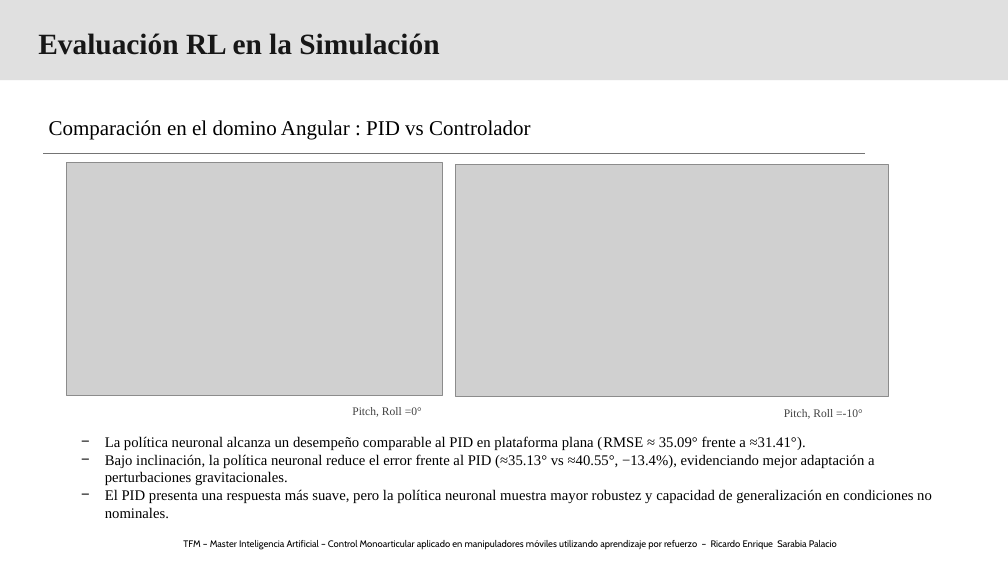
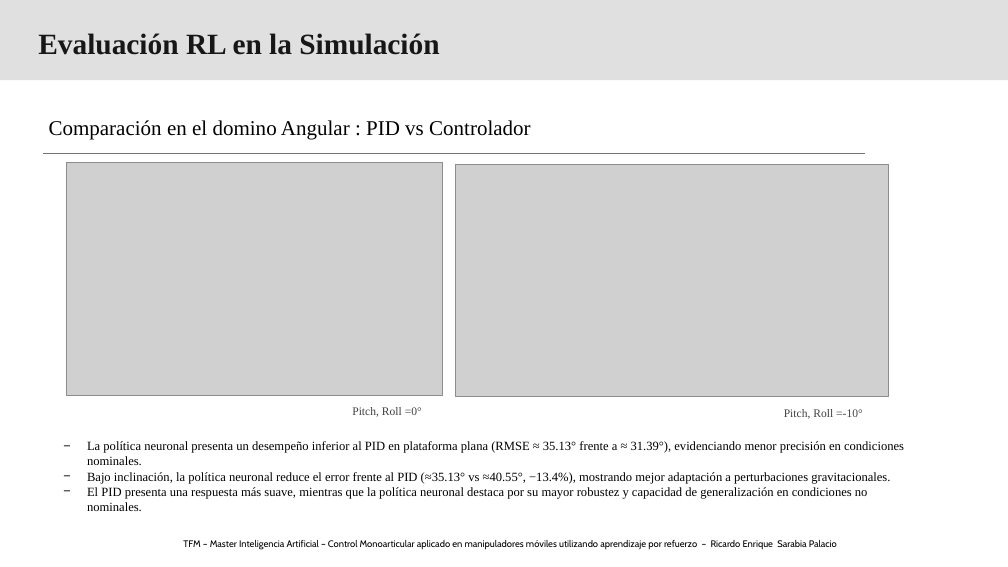
Before and after one commit to RichardSarabia/SimuladorBrazoLazaro_RLAgent_TFM_RicardoSarabia, a slide deck: slide 1 of Fase4/03_results/FaseC/ComparacionPID_vs_RL_F4C_Agente300.pptx. Drawn at 1008x567 pixels with LibreOffice and Linux fonts; fonts in the diff are those of the drawing; grey boxes stand for pictures; background and template pictures are left out. Boxes give left, top, right and bottom in pixels: in the first picture for what was removed or moved away, otherwise in the second. Text is boxed around its words. In the diff, an @@ line names an element or a change of style, - is before the commit and + after.

```diff
--- a/Fase4/03_results/FaseC/ComparacionPID_vs_RL_F4C_Agente300.pptx
+++ b/Fase4/03_results/FaseC/ComparacionPID_vs_RL_F4C_Agente300.pptx
@@ text at [87,441,904,511]: text changed; size 14 to 12 pt @@
-− La política neuronal alcanza un desempeño comparable al PID en plataforma plana (RMSE ≈ 35.09° frente a ≈31.41°).
-− Bajo inclinación, la política neuronal reduce el error frente al PID (≈35.13° vs ≈40.55°, −13.4%), evidenciando mejor adaptación a perturbaciones gravitacionales.
-− El PID presenta una respuesta más suave, pero la política neuronal muestra mayor robustez y capacidad de generalización en condiciones no nominales.
+− La política neuronal presenta un desempeño inferior al PID en plataforma plana (RMSE ≈ 35.13° frente a ≈ 31.39°), evidenciando menor precisión en condiciones nominales.
+− Bajo inclinación, la política neuronal reduce el error frente al PID (≈35.13° vs ≈40.55°, −13.4%), mostrando mejor adaptación a perturbaciones gravitacionales.
+− El PID presenta una respuesta más suave, mientras que la política neuronal destaca por su mayor robustez y capacidad de generalización en condiciones no nominales.
```
Also in this commit, not shown: 5 other files.
